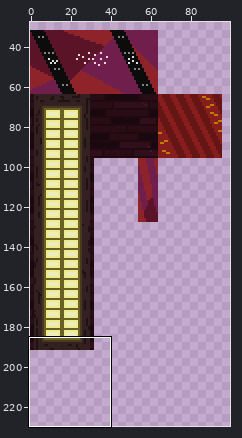
File history of a sprite sheet, CasaDesDiamantes/sprites/casinoTiles_spr/bb3e8b84-eab5-430d-8bc8-ff7350229e38.png. The picture above shows the old version from afar; the outline marks the close-up.
Close-up. The starting point:
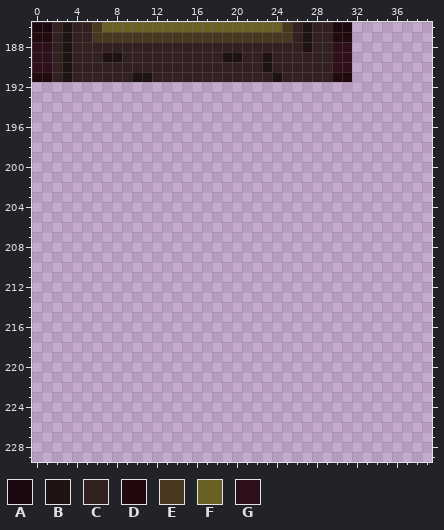
The file is 256x256 pixels. Colours within 5 levels of each other are drawn and written as one. Shown: x 0..39, y 186..229. The wide view leaves out empty margins.
Palette (. is transparent): A #19080f  B #1e1212  C #332020  D #21090e  E #48381f  F #696026  G #300f1c
Pixels before, first column x 0:
186 AACBCCEFFFFFFFFFFFFFFFFFFECBCCAA
187 DDCBCCEEEEEEEEEEEEEEEEEEEECBCCDD
188 GGCBCCCCCCCCCCCCCCCCCCCCCCCBCCGG
189 GGCBCCCBBCCCCCCCCCCBBCCBCCCCCCGG
190 GGCBCCCCCCCCCCCCCCCCCCCBCCCCCCGG
191 DDCBCCCCCCBBCCCCCCCCCCCCBCCCCCDD
After:
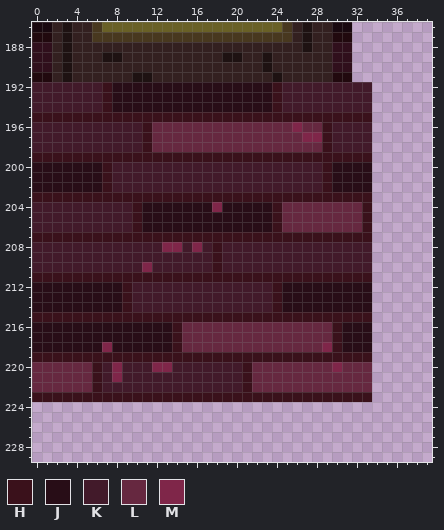
Colours new in this view: H #3a111b  J #280d17  K #421a2a  L #662840  M #7f2649
The exact change:
Changed rows in their new state; - is an unchanged pixel.
first column x 0:
192 KKKKKKKHJJJJJJJJJJJJJJJJHKKKKKKKKK
193 KKKKKKKHJJJJJJJJJJJJJJJJHKKKKKKKKK
194 KKKKKKKHJJJJJJJJJJJJJJJJHKKKKKKKKK
195 HHHHHHHHHHHHHHHHHHHHHHHHHHHHHHHHHH
196 KKKKKKKKKKKHLLLLLLLLLLLLLLMLLHKKKK
197 KKKKKKKKKKKHLLLLLLLLLLLLLLLMMHKKKK
198 KKKKKKKKKKKHLLLLLLLLLLLLLLLLLHKKKK
199 HHHHHHHHHHHHHHHHHHHHHHHHHHHHHHHHHH
200 JJJJJJJHKKKKKKKKKKKKKKKKKKKKKHJJJJ
201 JJJJJJJHKKKKKKKKKKKKKKKKKKKKKHJJJJ
202 JJJJJJJHKKKKKKKKKKKKKKKKKKKKKHJJJJ
203 HHHHHHHHHHHHHHHHHHHHHHHHHHHHHHHHHH
204 KKKKKKKKKKHJJJJJJJMJJJJJHLLLLLLLLH
205 KKKKKKKKKKHJJJJJJJJJJJJJHLLLLLLLLH
206 KKKKKKKKKKHJJJJJJJJJJJJJHLLLLLLLLH
207 HHHHHHHHHHHHHHHHHHHHHHHHHHHHHHHHHH
208 KKKKKKKKKKKKKMMKMKHKKKKKKKKKKKKKKK
209 KKKKKKKKKKKKKKKKKKHKKKKKKKKKKKKKKK
210 KKKKKKKKKKKMKKKKKKHKKKKKKKKKKKKKKK
211 HHHHHHHHHHHHHHHHHHHHHHHHHHHHHHHHHH
212 JJJJJJJJJHKKKKKKKKKKKKKKHJJJJJJJJJ
213 JJJJJJJJJHKKKKKKKKKKKKKKHJJJJJJJJJ
214 JJJJJJJJJHKKKKKKKKKKKKKKHJJJJJJJJJ
215 HHHHHHHHHHHHHHHHHHHHHHHHHHHHHHHHHH
216 JJJJJJJJJJJJJJHLLLLLLLLLLLLLLLHJJJ
217 JJJJJJJJJJJJJJHLLLLLLLLLLLLLLLHJJJ
218 JJJJJJJMJJJJJJHLLLLLLLLLLLLLLMHJJJ
219 HHHHHHHHHHHHHHHHHHHHHHHHHHHHHHHHHH
220 LLLLLLHKMKKKMMKKKKKKKHLLLLLLLLMLLL
221 LLLLLLHKMKKKKKKKKKKKKHLLLLLLLLLLLL
222 LLLLLLHKKKKKKKKKKKKKKHLLLLLLLLLLLL
223 HHHHHHHHHHHHHHHHHHHHHHHHHHHHHHHHHH
Where, in picture pixels (left, top, right, bottom), the same in both close-ups:
added: (32, 82, 372, 402)
